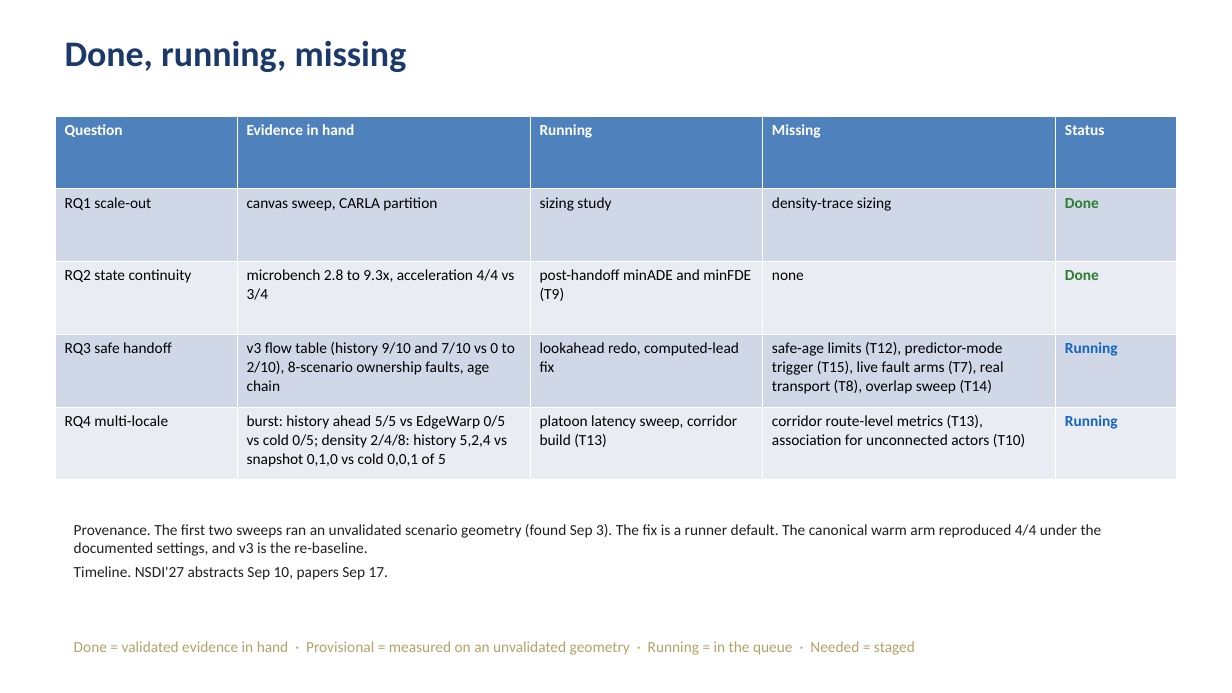
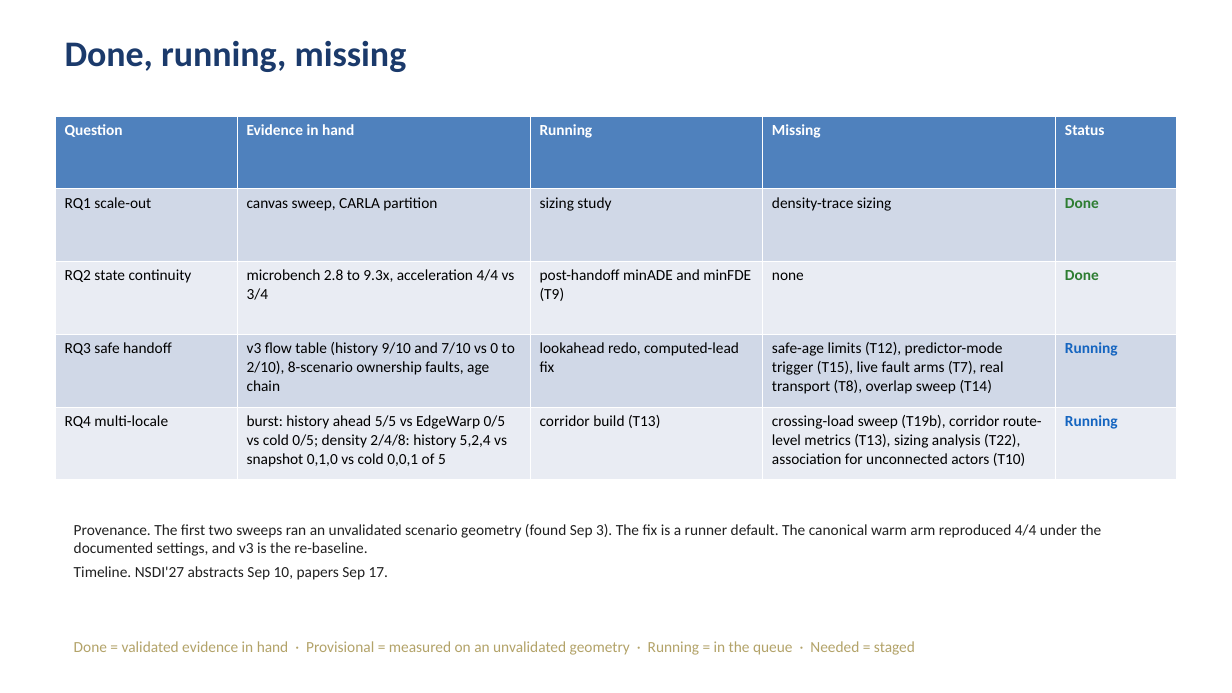
Before and after one commit to tlandle/eCAV, a slide deck: slide 20 of docs/kb/decks/khonsu_story_2026-09-04.pptx. Drawn at 1232x693 pixels with LibreOffice and Linux fonts; fonts in the diff are those of the drawing. Boxes give left, top, right and bottom in pixels: in the first picture for what was removed or moved away, otherwise in the second. Text is boxed around its words. In the diff, an @@ line names an element or a change of style, - is before the commit and + after.

```diff
--- a/docs/kb/decks/khonsu_story_2026-09-04.pptx
+++ b/docs/kb/decks/khonsu_story_2026-09-04.pptx
@@ table at box(55, 116, 1177, 481) @@
-row 5, column 3: platoon latency sweep, corridor build (T13)
+row 5, column 3: corridor build (T13)
-row 5, column 4: corridor route-level metrics (T13), association for unconnected actors (T10)
+row 5, column 4: crossing-load sweep (T19b), corridor route-level metrics (T13), sizing analysis (T22), association for unconnected actors (T10)
```
Also in this commit, not shown: 2 other slides changed, 1 other file.
